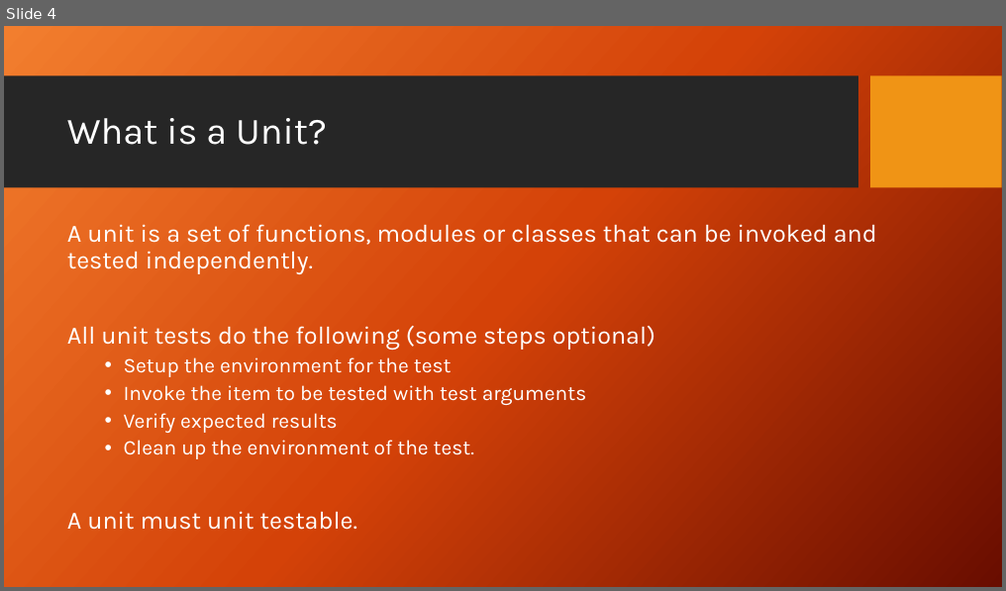
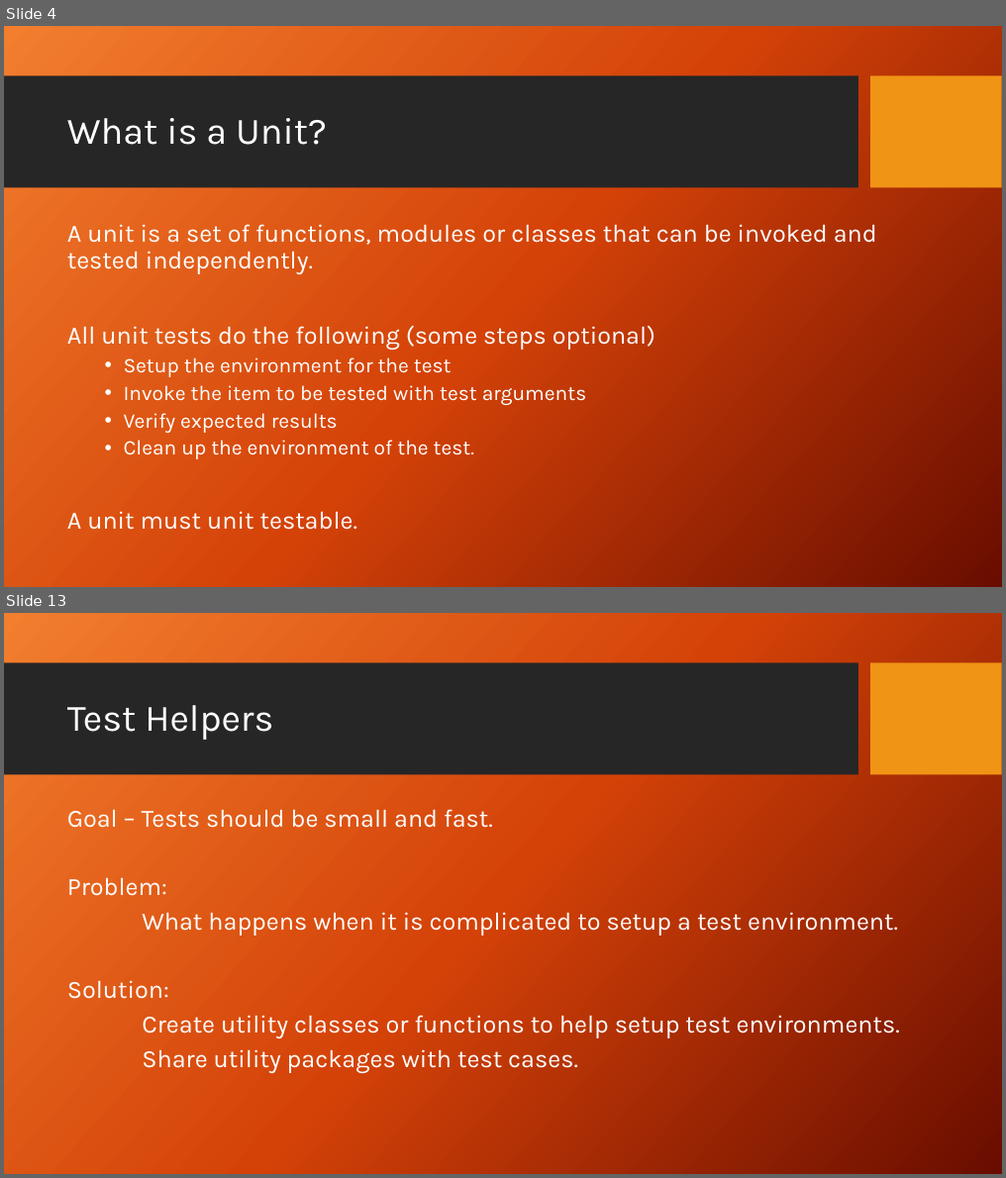
Before and after one commit to PrincetonUniversity/software_testing, a slide deck: UnitTestingSlides.pptx. Shown one above the other, each under a label of ours: slide 4 before the commit, slides 4 and 13 after it; the slides between them are not shown. The pictures are 1006x591 and 1006x1178 pixels, drawn with LibreOffice and Linux fonts; fonts in the diff are those of the drawing; background and template pictures are left out. Boxes give left, top, right and bottom in pixels: in the first picture for what was removed or moved away, otherwise in the second. Text is boxed around its words. In the diff, an @@ line names an element or a change of style, - is before the commit and + after.

```diff
--- a/UnitTestingSlides.pptx
+++ b/UnitTestingSlides.pptx
@@ slide 13 added at (x1=4, y1=613, x2=1002, y2=1174), background picture (left out); not listed: 2 template elements that a slide beside it also shows @@
@@ title added at (x1=67, y1=705, x2=273, y2=740), 36 pt, text #FFFFFF @@
+Test Helpers
@@ text added at (x1=67, y1=809, x2=900, y2=1073), 24 pt, text #FFFFFF @@
+Goal – Tests should be small and fast.
+Problem:
+What happens when it is complicated to setup a test environment.
+Solution:
+Create utility classes or functions to help setup test environments.
+Share utility packages with test cases.
```
Also in this commit, not shown: 3 slides changed, 6 other slides added.
